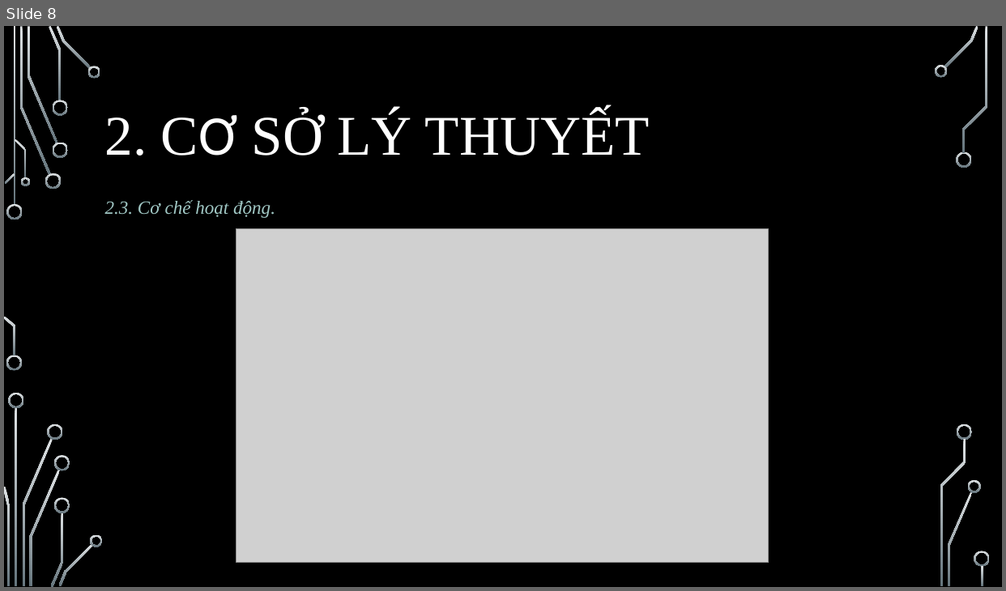
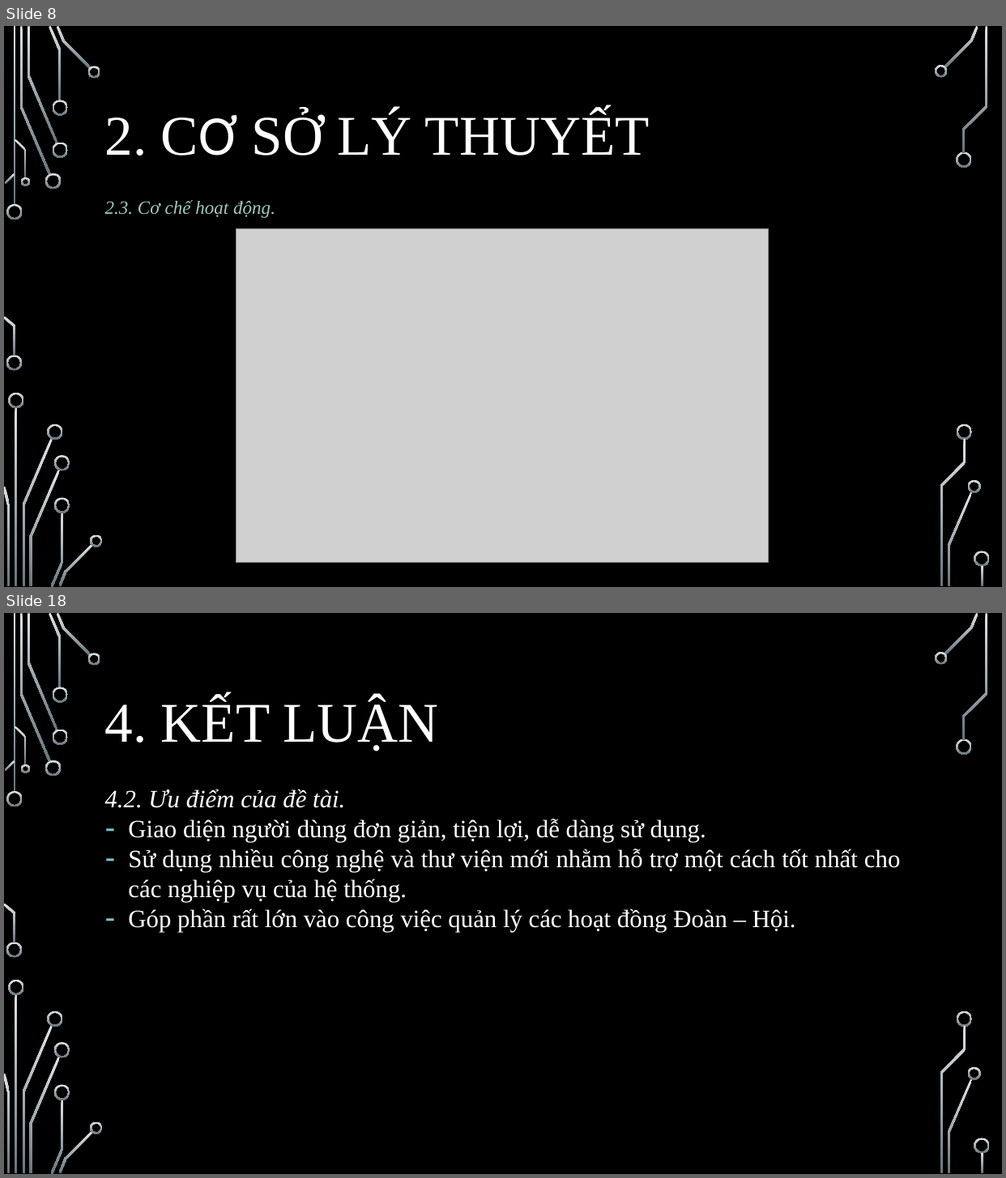
Before and after one commit to kiet1022/DoanHoiIT, a slide deck: FileBC/SlideBaoCaoVer2NotComplete.pptx. Shown one above the other, each under a label of ours: slide 8 before the commit, slides 8 and 18 after it; the slides between them are not shown. The pictures are 1006x591 and 1006x1178 pixels, drawn with LibreOffice and Linux fonts; fonts in the diff are those of the drawing; grey boxes stand for pictures; background and template pictures are left out. Boxes give left, top, right and bottom in pixels: in the first picture for what was removed or moved away, otherwise in the second. Text is boxed around its words. In the diff, an @@ line names an element or a change of style, - is before the commit and + after.

```diff
--- a/FileBC/SlideBaoCaoVer2NotComplete.pptx
+++ b/FileBC/SlideBaoCaoVer2NotComplete.pptx
@@ slide 18 added at (4,613,1002,1174), background picture (left out); not listed: 36 template elements that a slide beside it also shows @@
@@ title added at (105,698,439,752), 54 pt, text #FFFFFF @@
+4. KẾT LUẬN
@@ text added at (105,789,900,932), 24 pt, text #FFFFFF @@
+4.2. Ưu điểm của đề tài.
+– Giao diện người dùng đơn giản, tiện lợi, dễ dàng sử dụng.
+– Sử dụng nhiều công nghệ và thư viện mới nhằm hỗ trợ một cách tốt nhất cho các nghiệp vụ của hệ thống.
+– Góp phần rất lớn vào công việc quản lý các hoạt đồng Đoàn – Hội.
```
Also in this commit, not shown: 1 slide changed, 12 other slides added, 5 slides removed.
